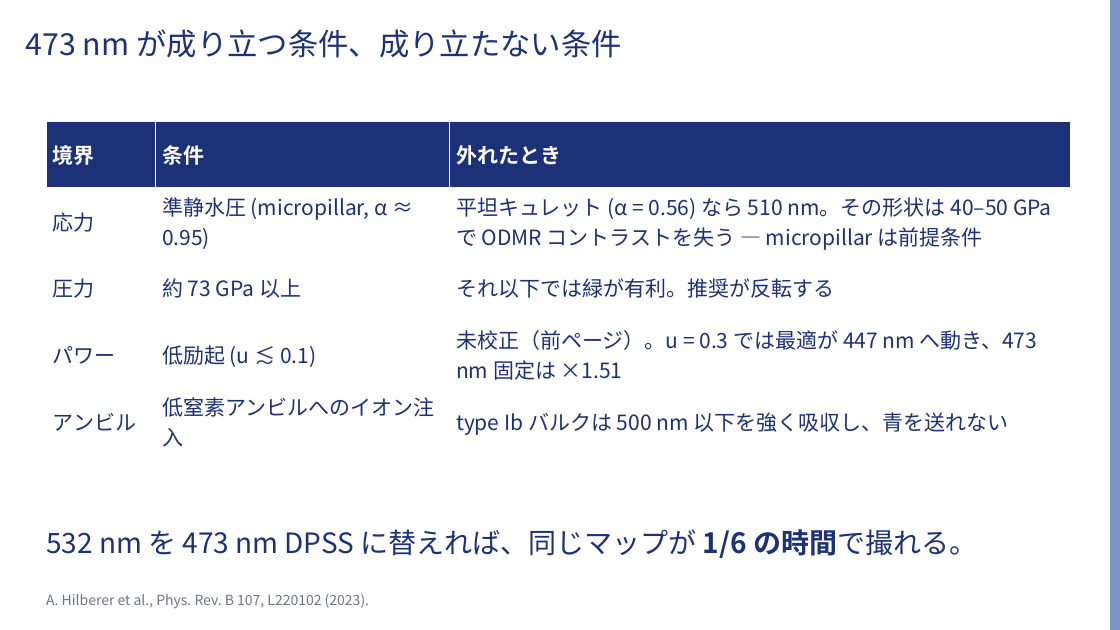
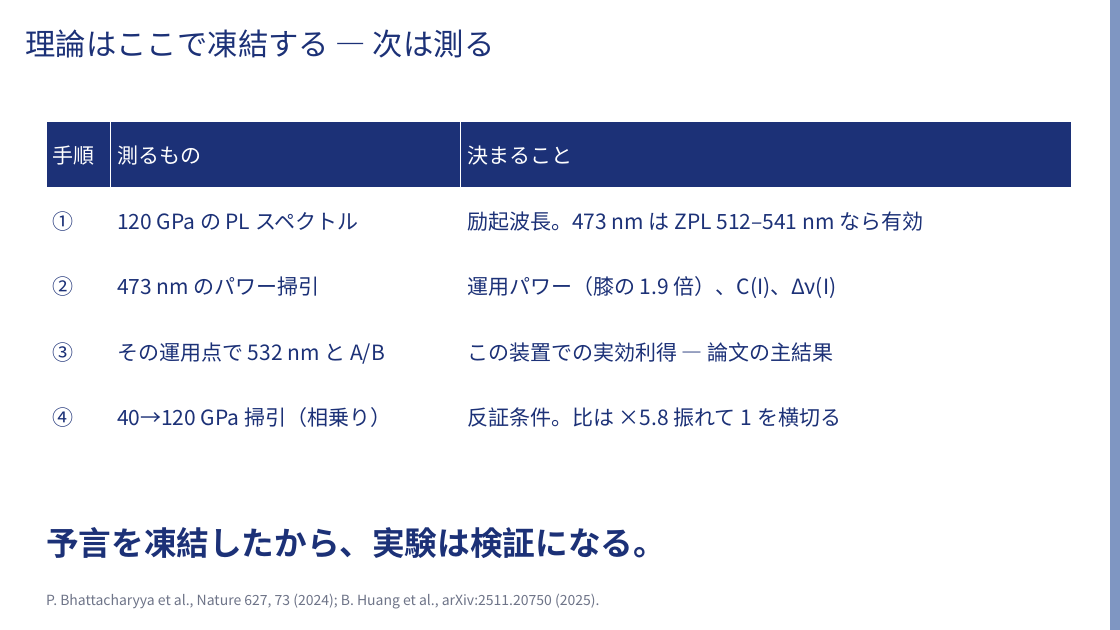
Before and after one commit to Risei412/ultra-high-pressure-ODMR, a slide deck: slide 9 of slides/odmr_473nm_talk.pptx. Drawn at 1120x630 pixels with LibreOffice and Linux fonts; fonts in the diff are those of the drawing; background and template pictures are left out. Boxes give left, top, right and bottom in pixels: in the first picture for what was removed or moved away, otherwise in the second. Text is boxed around its words. In the diff, an @@ line names an element or a change of style, - is before the commit and + after.

```diff
--- a/slides/odmr_473nm_talk.pptx
+++ b/slides/odmr_473nm_talk.pptx
@@ title at (26, 29, 494, 58): text changed @@
-473 nm が成り立つ条件、成り立たない条件
+理論はここで凍結する — 次は測る
@@ table at (46, 122, 1072, 483) @@
-row 1: 境界 | 条件 | 外れたとき
+row 1: 手順 | 測るもの | 決まること
-row 2: 応力 | 準静水圧 (micropillar, α ≈ 0.95) | 平坦キュレット (α = 0.56) なら 510 nm。その形状は 40–50 GPa で ODMR コントラストを失う — micropillar は前提条件
+row 2: ① | 120 GPa の PL スペクトル | 励起波長。473 nm は ZPL 512–541 nm なら有効
-row 3: 圧力 | 約 73 GPa 以上 | それ以下では緑が有利。推奨が反転する
+row 3: ② | 473 nm のパワー掃引 | 運用パワー（膝の 1.9 倍）、C(I)、Δν(I)
-row 4: パワー | 低励起 (u ≲ 0.1) | 未校正（前ページ）。u = 0.3 では最適が 447 nm へ動き、473 nm 固定は ×1.51
+row 4: ③ | その運用点で 532 nm と A/B | この装置での実効利得 — 論文の主結果
-row 5: アンビル | 低窒素アンビルへのイオン注入 | type Ib バルクは 500 nm 以下を強く吸収し、青を送れない
+row 5: ④ | 40→120 GPa 掃引（相乗り） | 反証条件。比は ×5.8 振れて 1 を横切る
@@ text at (46, 527, 666, 558): text changed; size 24 to 28 pt; bold on @@
-532 nm を 473 nm DPSS に替えれば、同じマップが 1/6 の時間で撮れる。
+予言を凍結したから、実験は検証になる。
@@ text at (46, 594, 599, 609): text changed @@
-A. Hilberer et al., Phys. Rev. B 107, L220102 (2023).
+P. Bhattacharyya et al., Nature 627, 73 (2024); B. Huang et al., arXiv:2511.20750 (2025).
```
Also in this commit, not shown: 3 other files.
